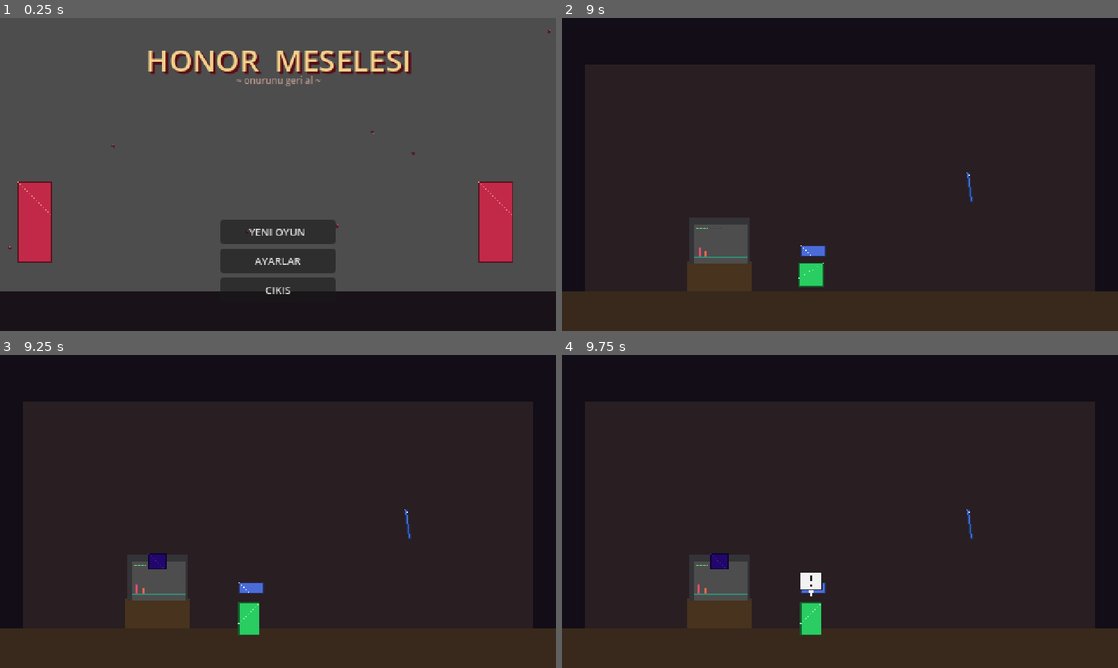
Above: before the commit, frames 1-4 (two rows, left to right).
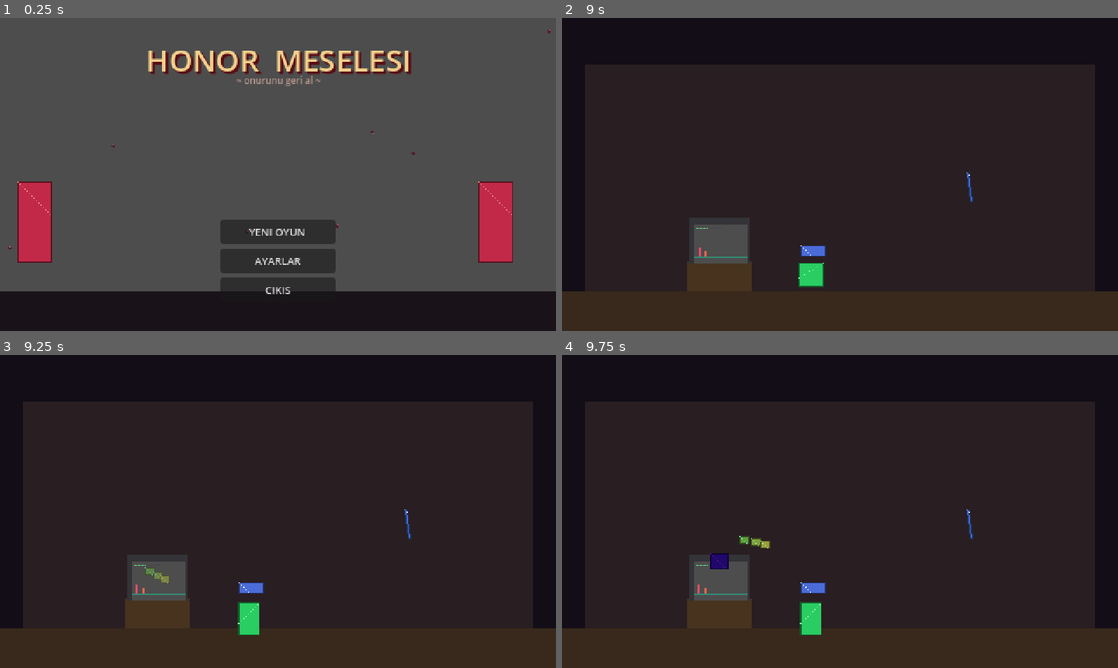
Above: after the commit, the same moments.

Repository: Eruldin/Honor-Meselesi
Game: Godot game, scene res://src/ui/Title.tscn
The game is run twice, just before and just after one commit, with the same random seed, the same clock (stepped at 60 frames per second) and the same inputs.
Inputs (mouse positions are in pixels of both pictures, inside the frame that each line leads up to):
- Up to frame 1 (0.25 s): no input
- Up to frame 2 (9 s): click "YENI OYUN" at 0.5 s; tap Enter (ui_accept) at 1.25, 2.75, 3.5, 4.25, 5, 5.75 s; move the mouse to (962, 158) at 1.27 s; hold D (move_right) 1.28-2 s; hold J (attack) 1.28-2 s; click (962, 158) at 1.42 s; tap Space (jump) at 1.52, 4.52, 7.52 s; drag from (728, 190) to (812, 280) at 2.02 s; move the mouse to (895, 105) at 2.77 s; hold D (move_right) 2.78-3.5 s; tap F (focus) at 2.85 s; drag from (812, 237) to (673, 127) at 3.52 s; move the mouse to (1006, 221) at 4.27 s; hold A (move_left) 4.28-5 s; tap Q (form_prev) at 4.35 s; drag from (673, 127) to (812, 296) at 5.02 s; move the mouse to (867, 174) at 5.77 s; hold S (move_down) 5.78-6.5 s; hold Shift 5.78-6.5 s; click (867, 174) at 5.92 s; drag from (756, 96) to (812, 259) at 6.52 s; move the mouse to (962, 158) at 7.27 s; hold W (move_up) 7.28-8 s; tap Ctrl at 7.35 s; drag from (728, 190) to (812, 237) at 8.02 s; move the mouse to (895, 105) at 8.77 s; hold S (move_down) from 8.78 s (still down); hold J (attack) from 8.78 s (still down)
- Up to frame 3 (9.25 s): keep holding S (move_down); keep holding J (attack)
- Up to frame 4 (9.75 s): release S (move_down) at 9.5 s; release J (attack) at 9.5 s; drag from (812, 574) to (673, 464) at 9.52 s

Frames 1-2 are identical in both runs. In frame 3, 0.3% of the frame differs, in the area x 26-31%, y 63-73%; in frame 4, 0.4%, in the area x 31-47%, y 57-78%.

Commit message:
prolog: CRT sizinti oncegi — glitch tohumlari (glitch_small baglandi)
Ana yaratik belirmeden once uc kucuk glitch tohumu TV'den suzulur —
sizinti hissi glitch pulse'indan once baslar. glitch_small manifest
girdisi blob bolgesine region ile kirpilinca kullanima alindi.

Co-Authored-By: Devin AI <158243242+devin-ai-integration[bot]@users.noreply.github.com>

Diff:
--- a/assets_manifest.json
+++ b/assets_manifest.json
@@ -1625,6 +1625,12 @@
   },
   "enemy/glitch_small": {
    "path": "generated/ai/glitch_small.png",
+   "region": [
+    16,
+    45,
+    32,
+    19
+   ],
    "pack": "AI Sheet"
   },
   "npc/villager": {
--- a/src/levels/prolog/prolog.gd
+++ b/src/levels/prolog/prolog.gd
@@ -373,6 +373,8 @@
 	return [
 		# Yaratik CRT'den sizar
 		{op = "glitch", strength = 1.0, dur = 1.2},
+		{op = "call", fn = _tv_spores},
+		{op = "wait", t = 0.5},
 		{op = "call", fn = func() -> void: creature.visible = true},
 		{op = "wait", t = 0.4},
 		{op = "picto", node = "samurai", icon = &"alarm", t = 1.0, wait = true},
@@ -411,6 +413,23 @@
 	]
 
 
+# Ana yaratik belirmeden once CRT ekranindan uc kucuk glitch tohumu
+# suzulur — sizinti onceden hissettirilir.
+func _tv_spores() -> void:
+	for i in 3:
+		var sp := Sprite2D.new()
+		sp.texture = AssetLoader.texture(&"enemy/glitch_small", Vector2i(9, 7))
+		sp.modulate = Color(0.5 + i * 0.15, 1.0, 0.85, 0.0)
+		sp.global_position = Vector2(122 + i * 6.0, FLOOR_Y - 42 + i * 4.0)
+		add_child(sp)
+		var tw := sp.create_tween()
+		tw.tween_property(sp, "modulate:a", 0.85, 0.22)
+		tw.parallel().tween_property(sp, "global_position",
+			sp.global_position + Vector2(48 + i * 12.0, -46 - i * 10.0), 0.85 + i * 0.12)
+		tw.tween_property(sp, "modulate:a", 0.0, 0.28)
+		tw.finished.connect(sp.queue_free)
+
+
 func _steal_hat() -> void:
 	var wp := hat.global_position
 	samurai.remove_child(hat)
--- a/tests/test_prolog.gd
+++ b/tests/test_prolog.gd
@@ -155,3 +155,11 @@
 		t += 0.25
 	assert_eq(_prolog._phase, &"done", "cutscene kendiliginden bitmeli")
 	assert_eq(GameState.current_chapter, &"ch1")
+
+
+func test_tv_spores_emit_three_wisps() -> void:
+	_prolog = _make_prolog()
+	var before := _prolog.find_children("*", "Sprite2D", true, false).size()
+	_prolog._tv_spores()
+	var after := _prolog.find_children("*", "Sprite2D", true, false).size()
+	assert_eq(after - before, 3, "uc glitch tohumu cikar")
